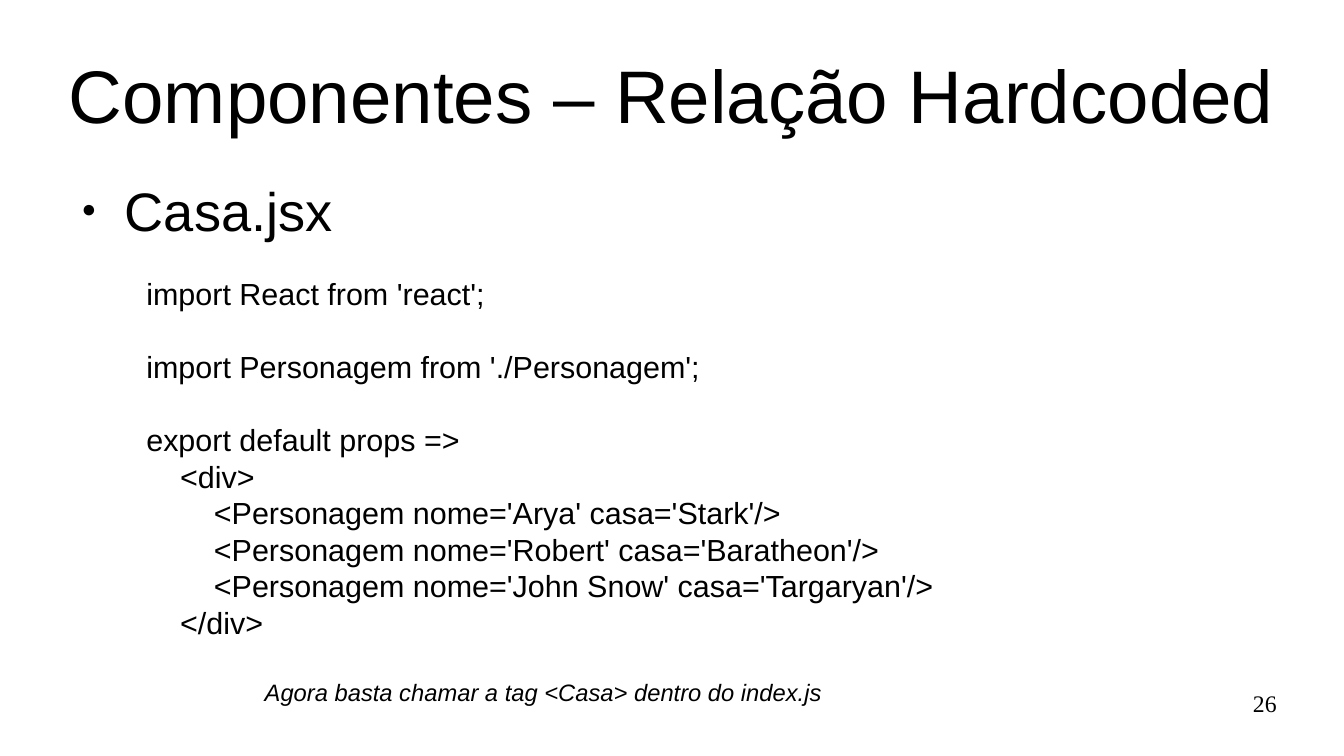
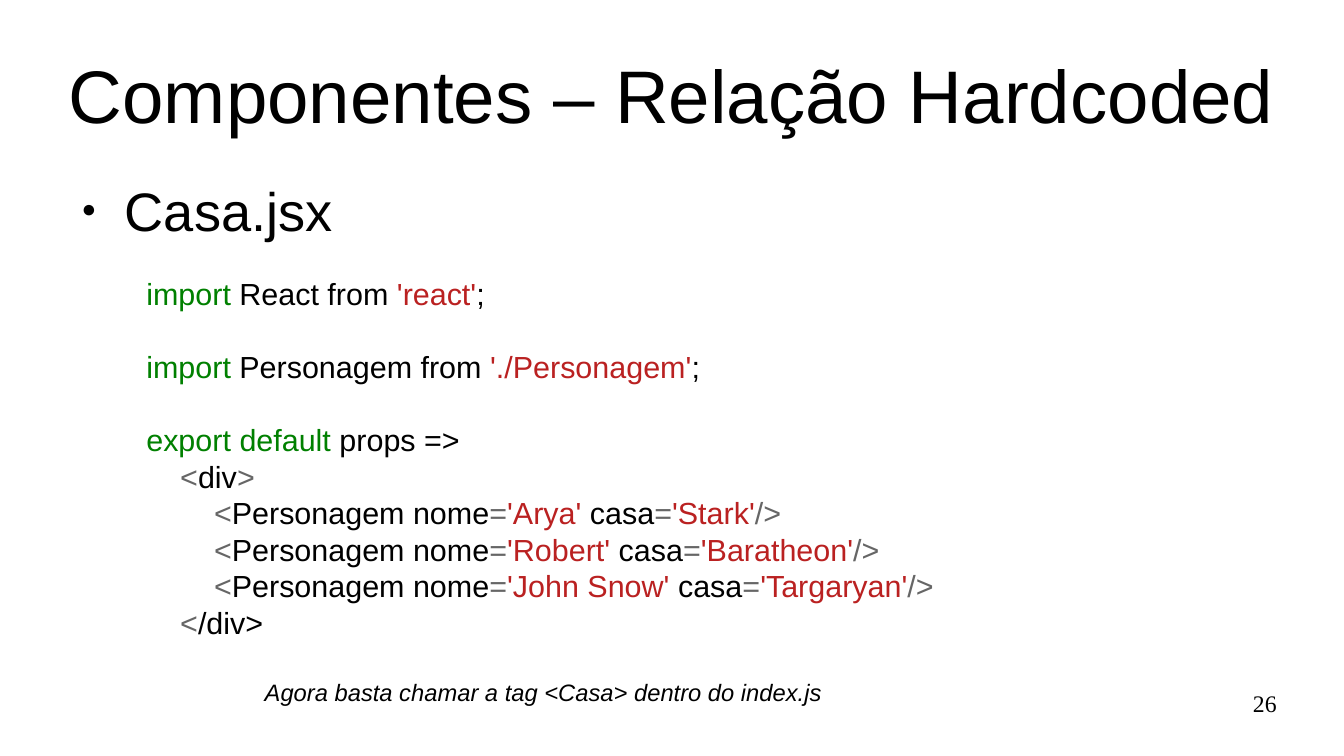
Before and after one commit to Marques-Dev/WEB_2020-1, a slide deck: slide 26 of SLIDES/aula01.odp. Drawn at 1344x756 pixels with LibreOffice and Linux fonts; fonts in the diff are those of the drawing. Boxes give left, top, right and bottom in pixels: in the first picture for what was removed or moved away, otherwise in the second. Text is boxed around its words. In the diff, an @@ line names an element or a change of style, - is before the commit and + after.

```diff
--- a/SLIDES/aula01.odp
+++ b/SLIDES/aula01.odp
@@ text "import React from 'react';" at [146, 283, 934, 635]: text colour #000000 to #008000 in "import", "import", "export default"; text colour #000000 to #BA2121 in "'react';", "'./Personagem';", "nome='Arya' casa='Stark'/>", "nome='Robert' casa='Baratheon'/>" and 1 more places; text colour #000000 to #666666 in "<div>", "<Personagem nome='Arya' casa='Stark'/>", "<Personagem nome='Robert' casa='Baratheon'/>", "<Personagem nome='John casa='Targaryan'/>" and 1 more places @@
```
Also in this commit, not shown: 9 other slides changed, 8 slides added, 5 slides removed, 5 other files.
